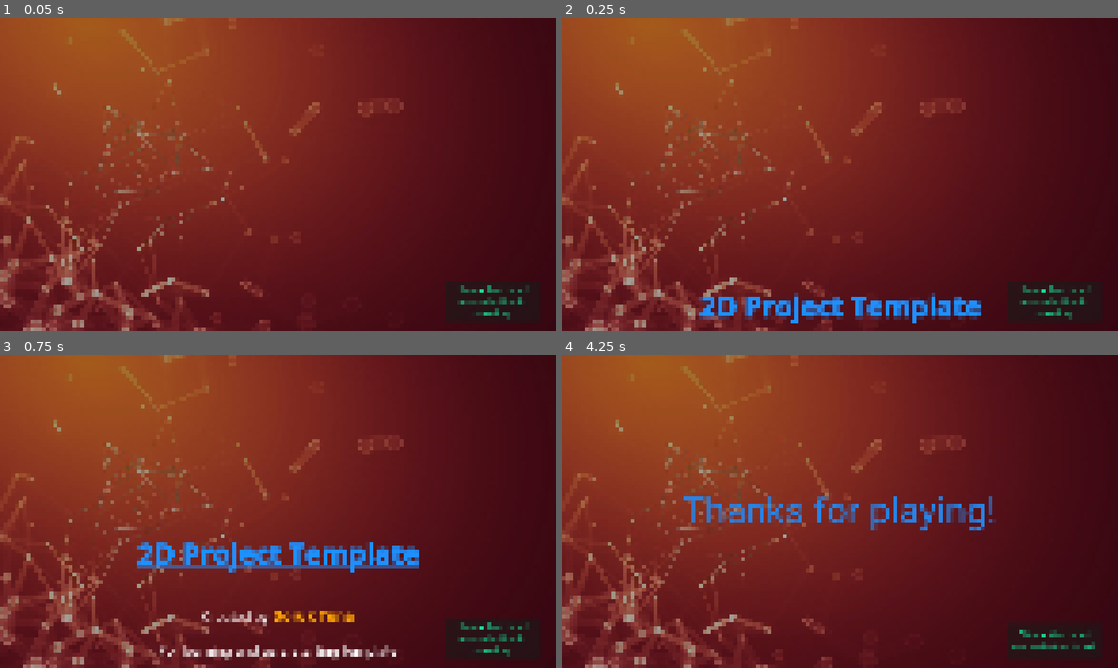
Above: before the commit, frames 1-4 (two rows, left to right).
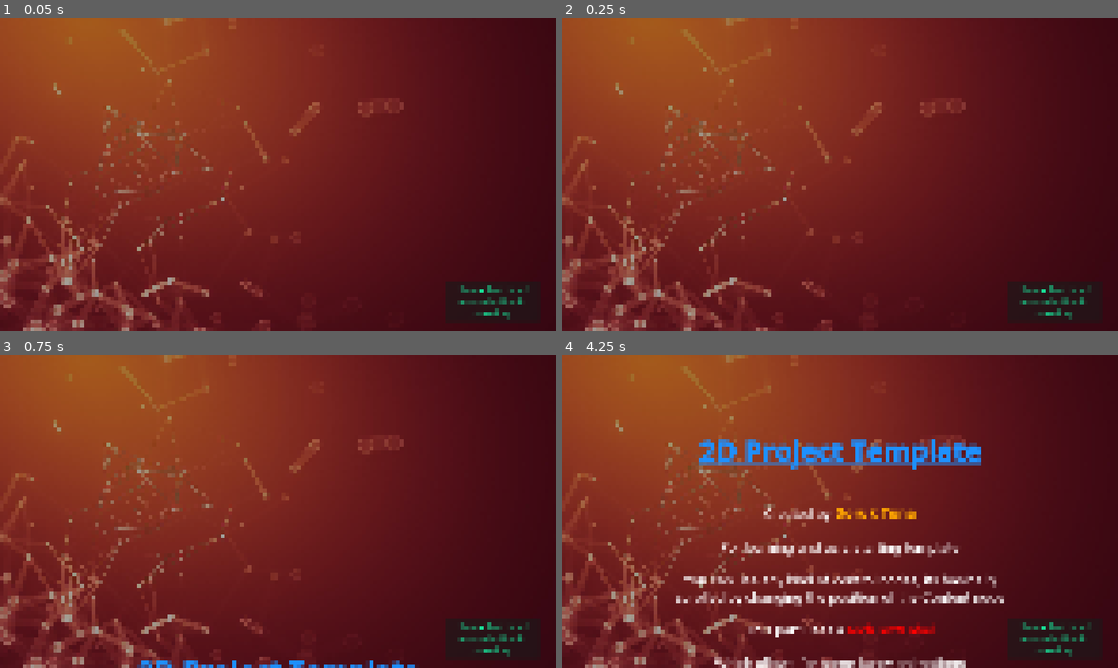
Above: after the commit, the same moments.

Repository: doruktuna/godot-template
Game: Godot game, scene res://ui/menus/credits.tscn
Same seed, same stepped clock (60 frames per second), same inputs: the game is played once before the commit and once after it. This scene is started directly instead of the project's main scene. The engine's default icon, where the game draws it, is replaced by a stand-in: a white triangle on a blue panel in a dark square.
Inputs (mouse positions are in pixels of both pictures, inside the frame that each line leads up to):
- Up to frame 1 (0.05 s): no input
- Up to frame 2 (0.25 s): no input
- Up to frame 3 (0.75 s): tap Enter at 0.5 s; move the mouse to (400, 495) at 0.52 s; press the mouse at (400, 495) at 0.53 s; hold D (right) from 0.53 s (still down)
- Up to frame 4 (4.25 s): release D (right) at 1.25 s; release the mouse at (962, 495) at 1.25 s; drag from (728, 527) to (812, 574) at 1.27 s; move the mouse to (895, 442) at 2.02 s; press the mouse at (895, 442) at 2.03 s; hold D (right) 2.03-2.75 s; release the mouse at (895, 442) at 2.75 s; drag from (812, 574) to (673, 464) at 2.77 s; move the mouse to (1006, 558) at 3.52 s; press the mouse at (1006, 558) at 3.53 s; hold A (left) from 3.53 s (still down)

Frame 1 is identical in both runs. In frame 2, 2.4% of the frame differs, in the area x 24-76%, y 87-98%; in frame 3, 5.0%; in frame 4, 11%, in the area x 20-96%, y 26-100%.

Commit message:
DEBUG: Solve the transition SS problem by expanding the screenshot SS texture rect

Diff:
--- a/scenes/scene_manager/scene_manager.tscn
+++ b/scenes/scene_manager/scene_manager.tscn
@@ -118,6 +118,7 @@
 anchor_bottom = 1.0
 grow_horizontal = 2
 grow_vertical = 2
+expand_mode = 3
 
 [node name="Overlay" type="ColorRect" parent="TransitionLayer" unique_id=180020664]
 anchors_preset = 15
--- a/ui/menus/credits.gd
+++ b/ui/menus/credits.gd
@@ -1,7 +1,7 @@
 class_name Credits
 extends Control
 
-@export var scroll_speed := 60.0 * 10 # pixels per second
+@export var scroll_speed := 60.0 # pixels per second
 @export var fast_multiplier := 4.0
 @export var ramp := 400.0 # speed change per second
 
